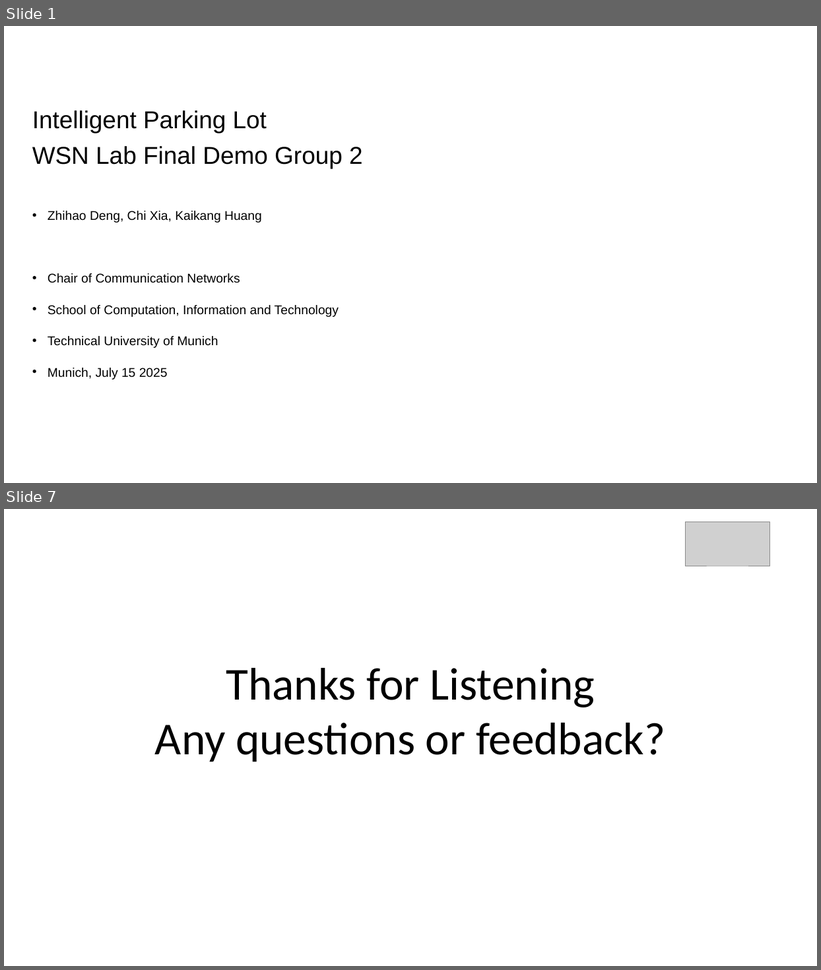
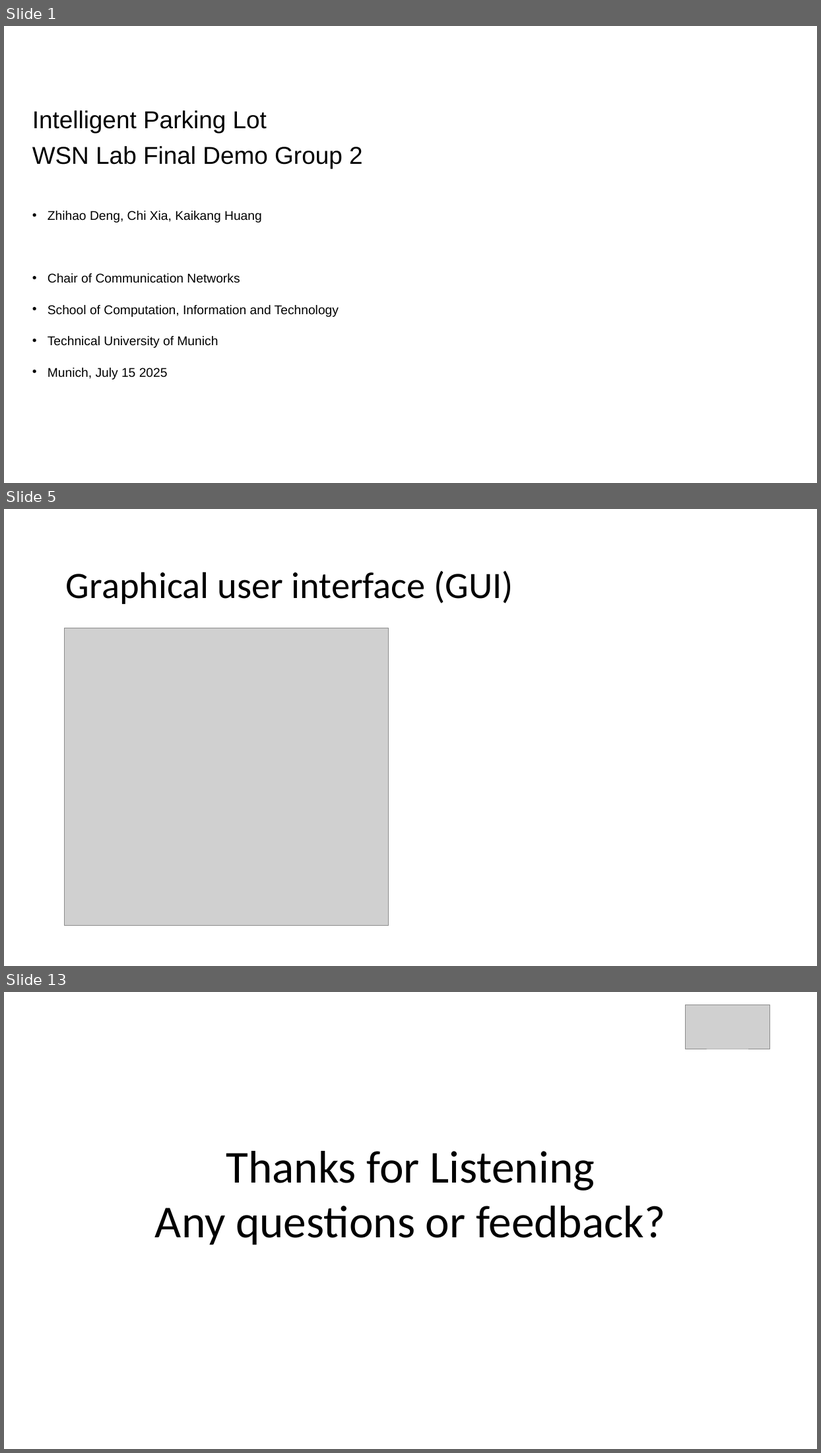
Before and after one commit to Codaxx/WSN_Lab_2025, a slide deck: wsnlab-ss25-final-group2.pptx. Shown one above the other, each under a label of ours: slides 1 and 7 before the commit, slides 1, 5 and 13 after it; the slides between them are not shown. The pictures are 821x970 and 821x1453 pixels, drawn with LibreOffice and Linux fonts; fonts in the diff are those of the drawing; grey boxes stand for pictures; background and template pictures are left out. Boxes give left, top, right and bottom in pixels: in the first picture for what was removed or moved away, otherwise in the second. Text is boxed around its words. In the diff, an @@ line names an element or a change of style, - is before the commit and + after.

```diff
--- a/wsnlab-ss25-final-group2.pptx
+++ b/wsnlab-ss25-final-group2.pptx
@@ slide 5 added at [4,509,817,966], background #FFFFFF @@
@@ title added at [66,571,514,604], 44 pt, text #000000 @@
+Graphical user interface (GUI)
@@ picture added at [64,628,388,926] @@
@@ what was slide 7 is now slide 13 @@
```
Also in this commit, not shown: 3 slides changed, 7 other slides added, 2 slides removed.
